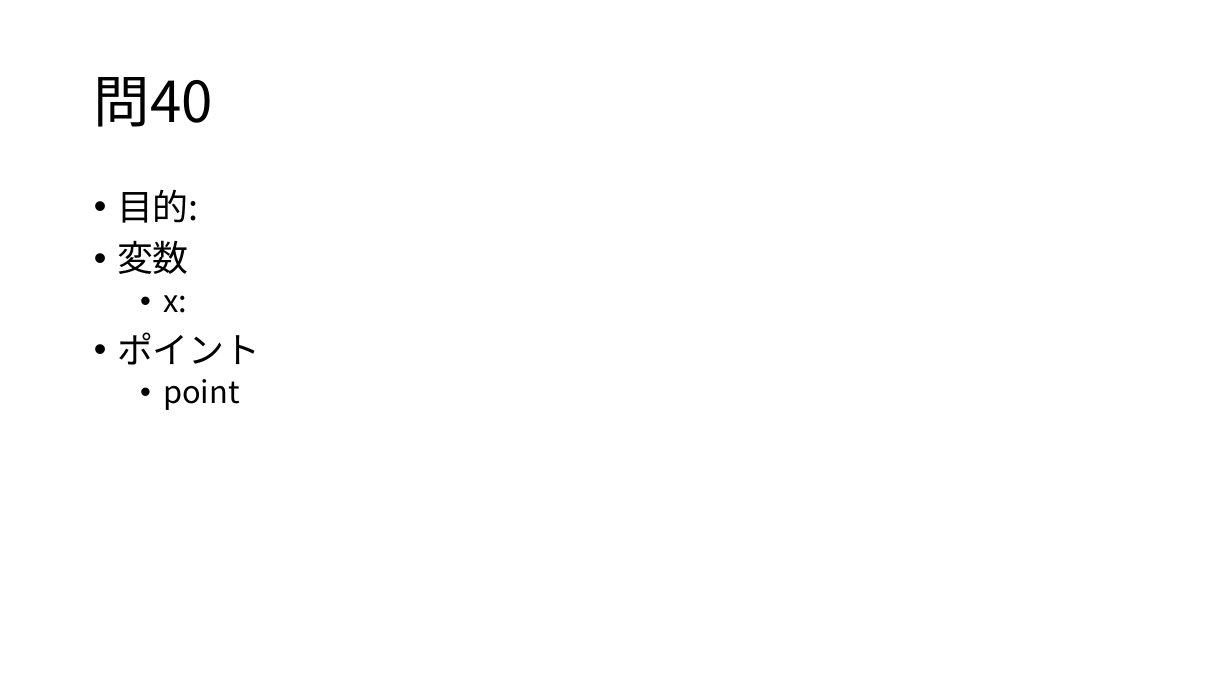
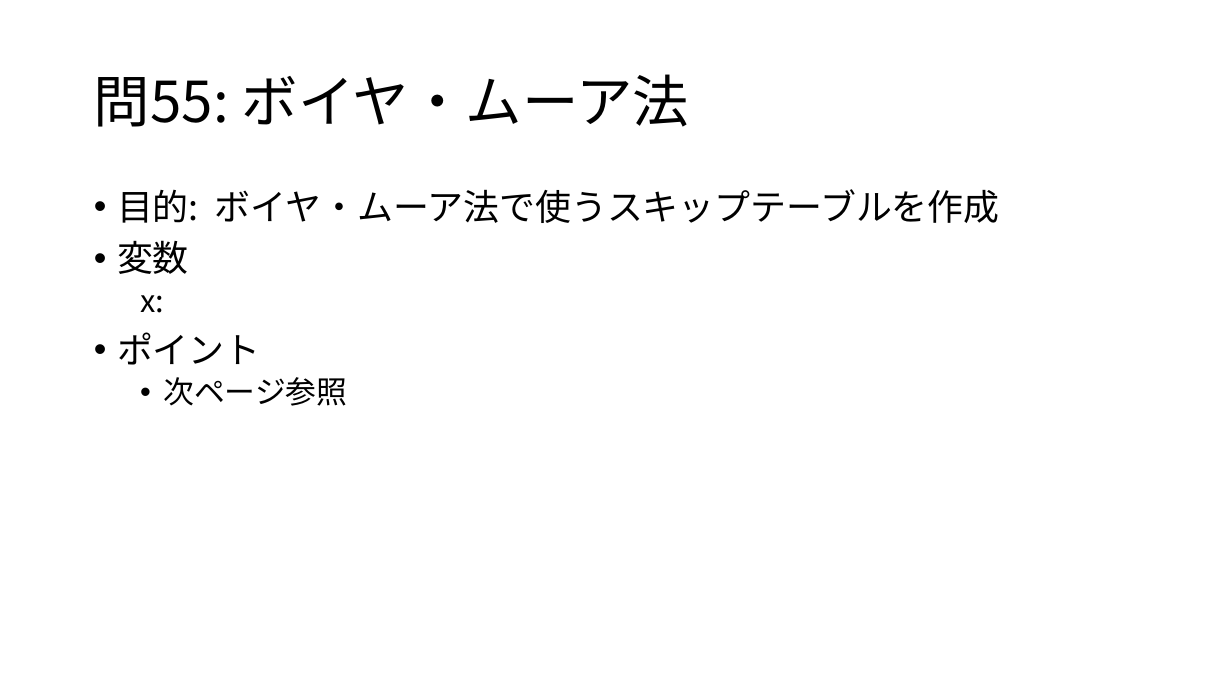
Before and after one commit to osamu377/FromZero, a slide deck: slide 10 of 問題集/問51-55.pptx. Drawn at 1232x693 pixels with LibreOffice and Linux fonts; fonts in the diff are those of the drawing. Boxes give left, top, right and bottom in pixels: in the first picture for what was removed or moved away, otherwise in the second. Text is boxed around its words. In the diff, an @@ line names an element or a change of style, - is before the commit and + after.

Commit message:
ボイヤムーア法アップデート

```diff
--- a/問題集/問51-55.pptx
+++ b/問題集/問51-55.pptx
@@ title at (94,74,690,127): text changed @@
-問40
+問55: ボイヤ・ムーア法
@@ text at (117,189,1000,223): text changed @@
-• 目的:
+• 目的: ボイヤ・ムーア法で使うスキップテーブルを作成
@@ text at (140,295,164,313): bullet • to none @@
@@ text at (163,377,347,406): text changed @@
-  • point
+  • 次ページ参照
```
Also in this commit, not shown: 2 other slides changed, 3 slides added, 1 slide removed, 3 other files.
